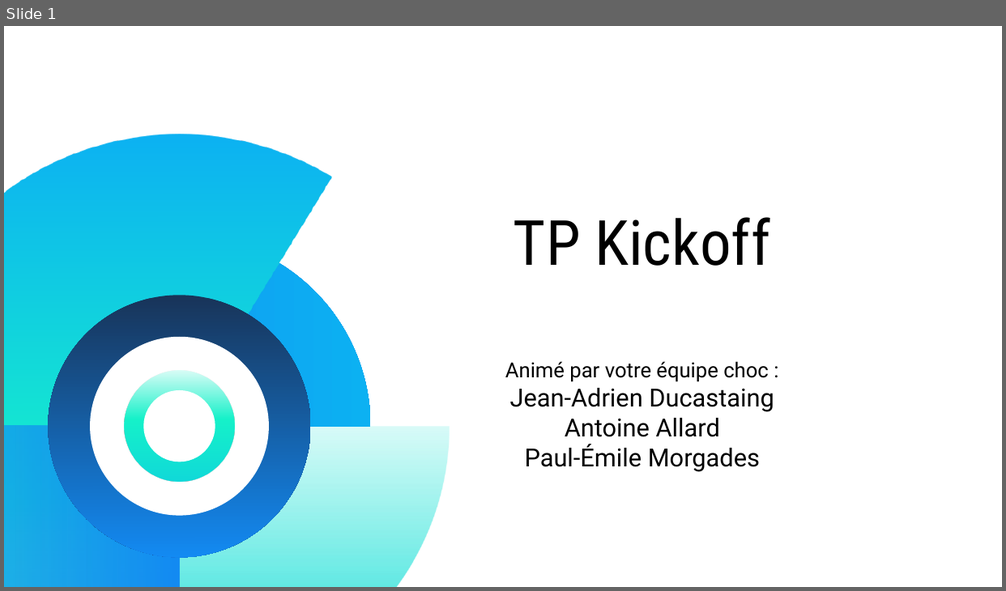
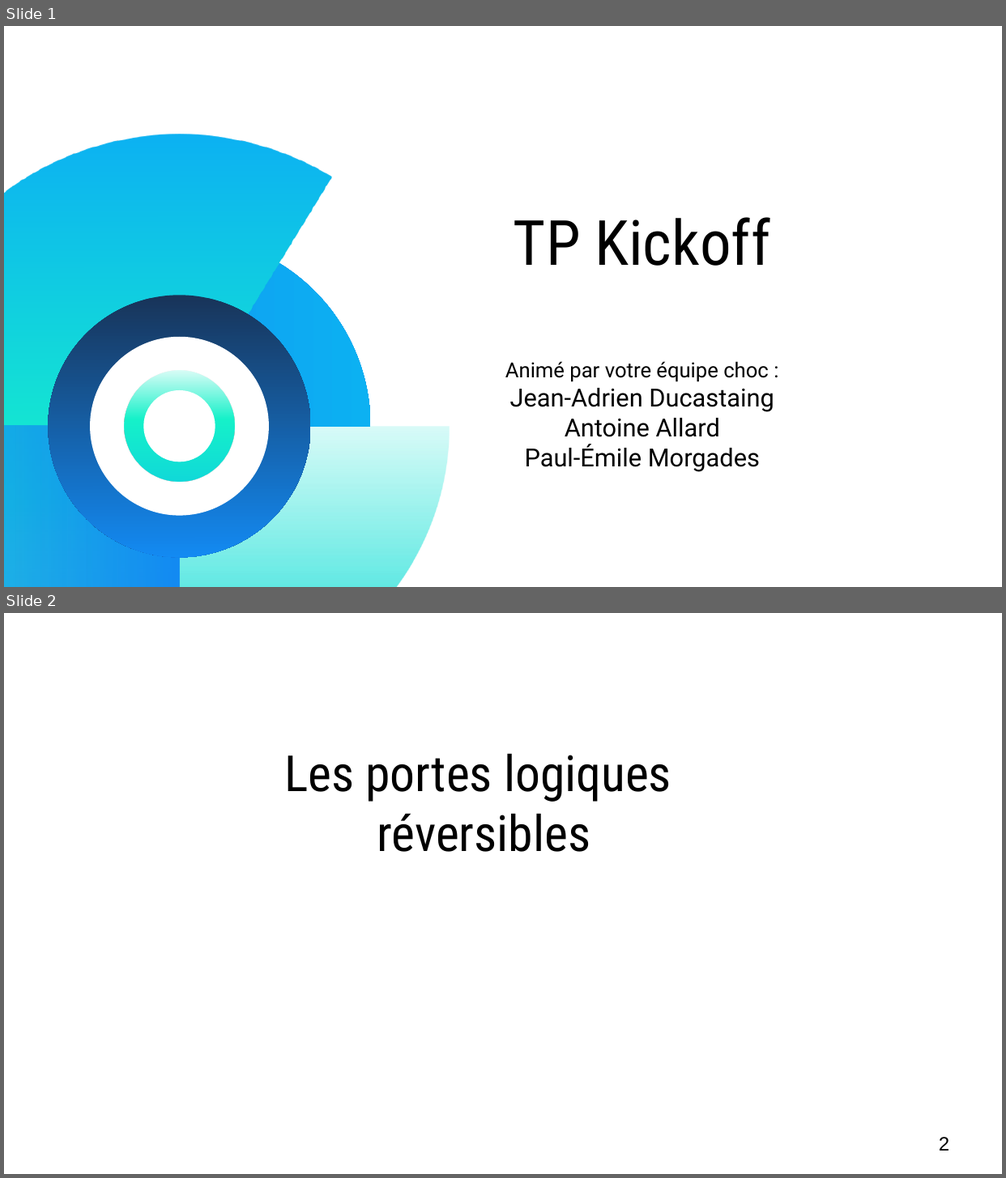
Before and after one commit to MightyGoldenOctopus/QCOMP, a slide deck: Slides/pptx/kickoff - TP.pptx. Shown one above the other, each under a label of ours: slide 1 before the commit, slides 1 and 2 after it. The pictures are 1006x591 and 1006x1178 pixels, drawn with LibreOffice and Linux fonts; fonts in the diff are those of the drawing. Boxes give left, top, right and bottom in pixels: in the first picture for what was removed or moved away, otherwise in the second. Text is boxed around its words. In the diff, an @@ line names an element or a change of style, - is before the commit and + after.

```diff
--- a/Slides/pptx/kickoff - TP.pptx
+++ b/Slides/pptx/kickoff - TP.pptx
@@ slide 2 added at (4, 613, 1002, 1174), background #FFFFFF @@
@@ text added at (284, 753, 671, 852), 36 pt, text #000000 @@
+Les portes logiques
+réversibles
@@ page number added at (939, 1137, 949, 1151), 14 pt, text #000000 @@
+2
```
Also in this commit, not shown: 12 slides changed, 24 other slides added, 24 slides removed.
